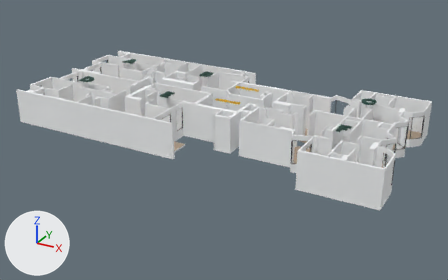
What one commit did to the glTF model public/models/PISOS/planta-8.glb.
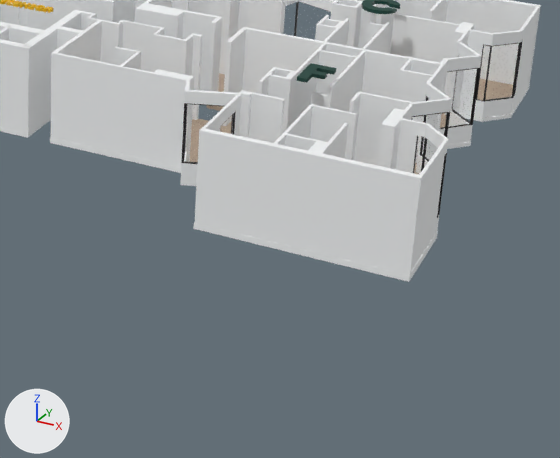
Each version is shown whole from a camera (50 mm lens) standing at (24.0, -46.1, 21.7) and looking at (-0.9, -0.9, -0.9), then close up on the part from 49% to 98% of the width and 36% to 100% of the height. Lighting does not change. The marker at lower left points along +X, +Y and +Z.

The first close-up shows 'Component_428'.
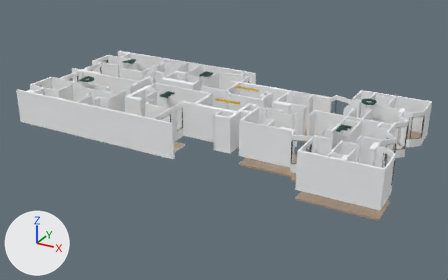
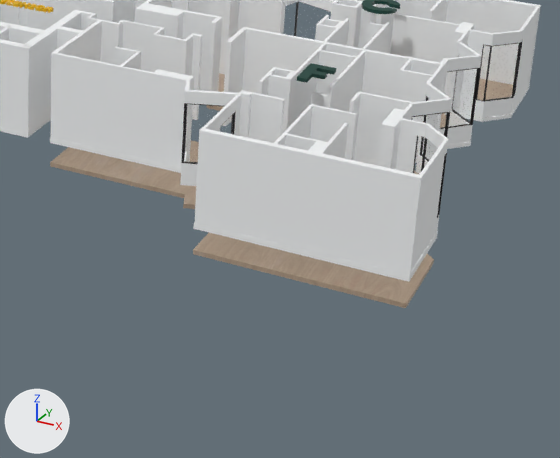
Location of each change, (x1, y1, x2, y2) in pixels of the close-ups (560 x 458 px):
```json
{"object": "tipo-23", "change": "moved", "after": [50, 147, 434, 308], "on screen": "not visible before"}
```

Edits to the scene script, one JSON object a line:
```json
{"op": "set", "path": "ob_tipo_23.location", "old": "(7.36, -5.29, -0.15)", "new": "(7.36, -5.29, -1.0)"}
```
